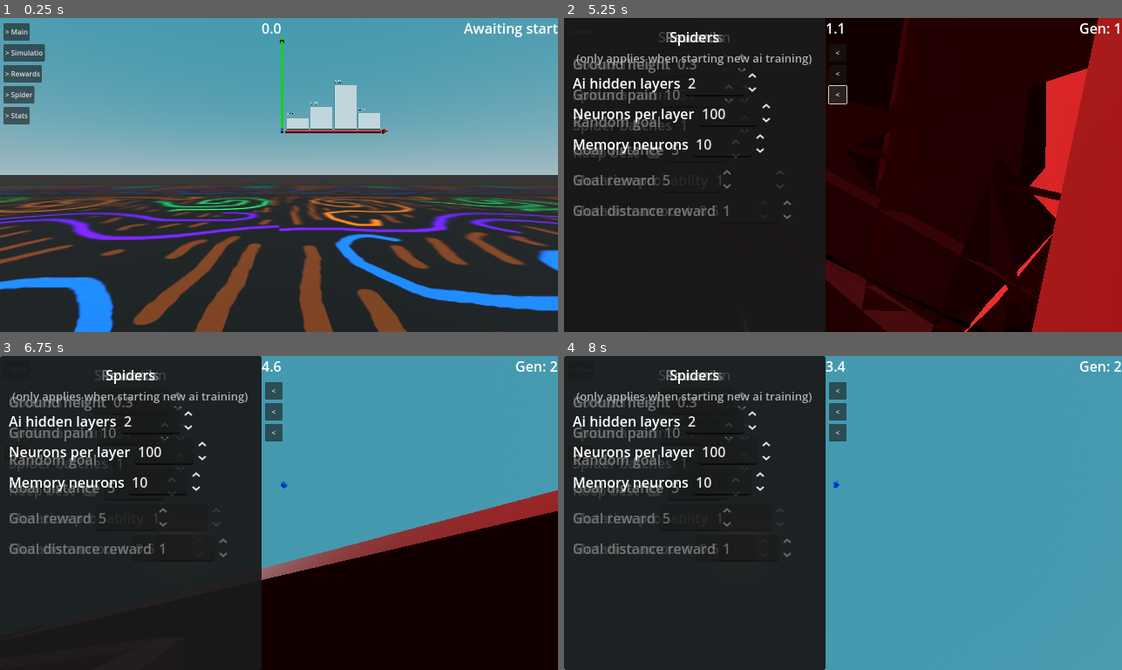
Above: before the commit, frames 1-4 (two rows, left to right).
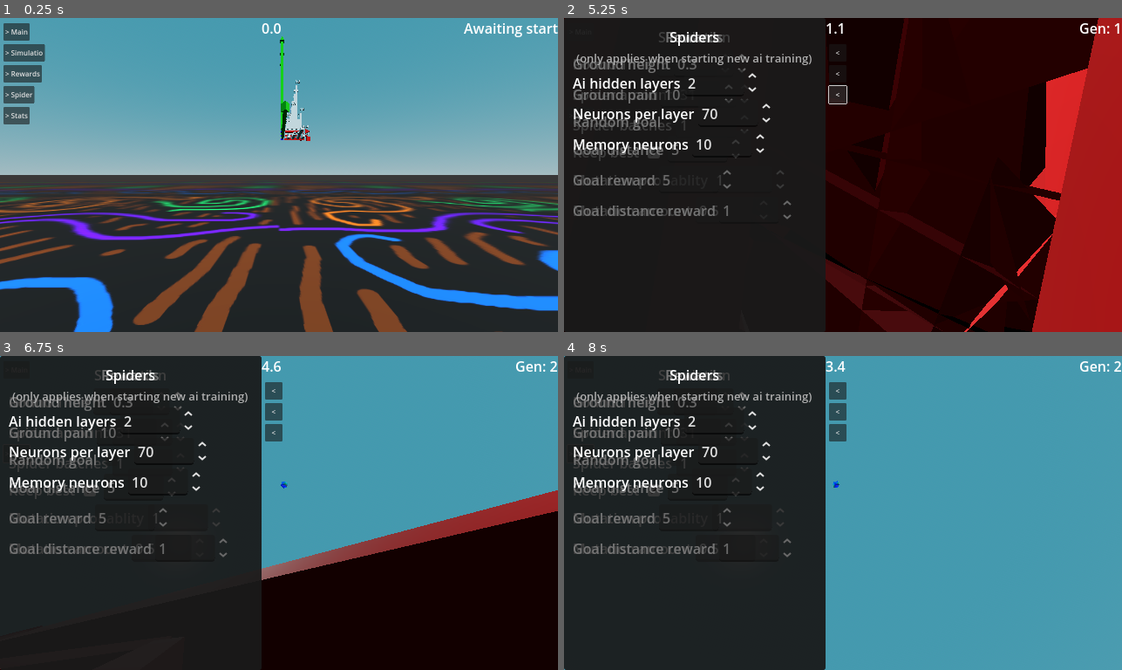
Above: after the commit, the same moments.

Repository: officialErnests/de-ai-ed
Game: Godot game, scene res://scenes/main.tscn
Two runs of this game, one before a commit and one after it. Both use one fixed random seed, a clock stepped at 60 frames per second and the inputs below.
Inputs (mouse positions are in pixels of both pictures, inside the frame that each line leads up to):
- Up to frame 1 (0.25 s): no input
- Up to frame 2 (5.25 s): click "> Main" at 0.5 s; click "End batch" at 1.25 s; click "Refresh saves" at 2 s; click "<" at 2.75 s; click "> Simulatio" at 3.5 s; click "> Rewards" at 4.25 s; click "> Spider" at 5 s
- Up to frame 3 (6.75 s): click "> Stats" at 5.75 s; tap Enter at 6.5 s; move the mouse to (401, 497) at 6.52 s; press the mouse at (401, 497) at 6.53 s; hold D (movement_right) from 6.53 s (still down)
- Up to frame 4 (8 s): release D (movement_right) at 7.25 s; release the mouse at (965, 497) at 7.25 s; click (653, 491) at 7.27 s

The runs differ from the first frame. In frame 1, 1.6% of the frame differs, in the area x 50-70%, y 11-40%; in frame 2, less than 0.1%; in frame 3, less than 0.1%; in frame 4, less than 0.1%.
Error after the commit: Invalid assignment of property or key 'value_dict' with value of type 'Dictionary[String, float]' on a base object of type 'Nil'. (res://scripts/spidersss.gd:9…

Commit message:
v0.2.2 making graph, debuging rn

Diff:
--- a/scenes/main.tscn
+++ b/scenes/main.tscn
@@ -514,7 +514,7 @@
 layout_mode = 2
 min_value = 1.0
 max_value = 200.0
-value = 100.0
+value = 70.0
 
 [node name="HBoxContainer3" type="HBoxContainer" parent="Camera_setup/NeckOrSmthing/Dron/Floating_cam/Gui/Spider/Panel/VBoxContainer"]
 layout_mode = 2
@@ -630,7 +630,7 @@
 slider_close_text = "> Stats"
 is_open = false
 
-[node name="Spidersss" type="Node3D" parent="." node_paths=P …(437 unchanged characters)… ", "node_visualiser", "generation_count")]
+[node name="Spidersss" type="Node3D" parent="." node_paths=P …(437 unchanged characters)… ", "node_visualiser", "generation_count", "graph_min_node")]
 script = ExtResource("7_tipki")
 start = NodePath("../Camera_setup/NeckOrSmthing/Dron/Floating_cam/Gui/Main/Panel/VBoxContainer/Start")
 pause_button = NodePath("../Camera_setup/NeckOrSmthing/Dron/Floating_cam/Gui/Main/Panel/VBoxContainer/Pause")
@@ -660,9 +660,19 @@
 timer = NodePath("../Lerning")
 node_visualiser = NodePath("../Camera_setup/NeckOrSmthing/Dron/Floating_cam/AiNodes")
 generation_count = NodePath("../Camera_setup/NeckOrSmthing/Dron/Floating_cam/GenCount/Label")
+graph_min_node = NodePath("../MinGraph")
 
 [node name="Lerning" type="Timer" parent="."]
 one_shot = true
 
-[node name="Graph" parent="." instance=ExtResource("12_eb6dy")]
+[node name="MinGraph" parent="." instance=ExtResource("12_eb6dy")]
 transform = Transform3D(1, 0, 0, 0, 1, 0, 0, 0, 1, 0.14971972, 2.1, -6.4286256)
+
+[node name="AvgGraph" parent="." instance=ExtResource("12_eb6dy")]
+transform = Transform3D(1, 0, 0, 0, 1, 0, 0, 0, 1, 0.14971972, 2.1, -7.4286256)
+
+[node name="MaxGraph" parent="." instance=ExtResource("12_eb6dy")]
+transform = Transform3D(1, 0, 0, 0, 1, 0, 0, 0, 1, 0.14971972, 2.1, -8.428625)
+
+[node name="SpiderGraph" parent="." instance=ExtResource("12_eb6dy")]
+transform = Transform3D(1, 0, 0, 0, -4.371139e-08, -1, 0, 1, -4.371139e-08, 0.14971972, 1.6999998, -6.028625)
--- a/scenes/nb_graph.tscn
+++ b/scenes/nb_graph.tscn
@@ -40,6 +40,7 @@
 
 [node name="3DGraphDraw" type="Node" parent="." node_paths=PackedStringArray("x_axis_line", "x_axis_head", "x_axis_markins", "y_axis_line", "y_axis_head", "y_axis_markins", "value_parent")]
 script = ExtResource("2_2i1i1")
+segment_size = Vector2(0.1, 1)
 x_axis_line = NodePath("../Axis/X")
 x_axis_head = NodePath("../Axis/X/X head")
 x_axis_markins = NodePath("../Axis/X_markings")
--- a/scripts/3d_graph_draw.gd
+++ b/scripts/3d_graph_draw.gd
@@ -49,7 +49,7 @@
 		value_parent.add_child(graph_value_mesh)
 
 		var graph_value_text := text_packed_scene.instantiate()
-		graph_value_text.value = str(iter_item_value)
+		graph_value_text.value = str(round(iter_item_value * 10) / 10)
 		graph_value_text.update()
 		graph_value_text.position.x = graph_value_mesh.position.x - segment_size.x / 2
 		graph_value_text.position.y = iter_item_value + 0.1 + 0.2
--- a/scripts/spidersss.gd
+++ b/scripts/spidersss.gd
@@ -39,6 +39,10 @@
 #MAX 31 SPIDERS
 @export var node_visualiser: Node
 @export var generation_count: Label
+@export_category("Graphs")
+@export var graph_min_node: Node3D
+@export var graph_avg_node: Node3D
+@export var graph_max_node: Node3D
 
 var intss = 0
 var spiders_arr = []
@@ -63,7 +67,6 @@
 		"spider_saves" = [],
 	}
 
-	refreshFiles()
 	generation_count.text = "Awaiting start"
 	timer.timeout.connect(trainLoop)
 
@@ -73,6 +76,25 @@
 	save_button.pressed.connect(saveAi)
 	open_button.pressed.connect(openExplorer)
 	refresh_button.pressed.connect(refreshFiles)
+
+	refreshFiles()
+	refreshGraphs()
+
+func refreshGraphs():
+	if stats_arr["generation_statistics"].size() == 0: return
+	var res_min_value_dict: Dictionary[String, float] = {}
+	var res_avg_value_dict: Dictionary[String, float] = {}
+	var res_max_value_dict: Dictionary[String, float] = {}
+	for i in range(stats_arr["generation_statistics"].size()):
+		res_min_value_dict["gen " + str(i)] = stats_arr["generation_statistics"][i]["min"]
+		res_avg_value_dict["gen " + str(i)] = stats_arr["generation_statistics"][i]["avg"]
+		res_max_value_dict["gen " + str(i)] = stats_arr["generation_statistics"][i]["max"]
+	graph_min_node.value_dict = res_min_value_dict
+	graph_avg_node.value_dict = res_avg_value_dict
+	graph_max_node.value_dict = res_max_value_dict
+	graph_min_node.update()
+	graph_avg_node.update()
+	graph_max_node.update()
 
 func saveAi():
 	var dirAccess = DirAccess.open(SAVE_PATH)
@@ -134,6 +156,7 @@
 	clear_spiders()
 	best_spider = json_loaded_ai[1]
 	loadSpiders(json_loaded_ai[1])
+	refreshGraphs()
 	startRound()
 
 func pauseTimer():
@@ -205,21 +228,22 @@
 					"brain" = randomm_picker.getMax()
 				}
 			)
+		stats_arr["generation_statistics"].append(
+			{
+				"min" = randomm_picker.arr_min,
+				"avg" = randomm_picker.arr_max,
+				"max" = randomm_picker.arr_avg,
+				"mod" = randomm_picker.arr_mod,
+				"sec" = training_time.value,
+				"bat" = spiders_batches.value,
+				"spd" = spiders_per_batch.value,
+			}
+		)
+		refreshGraphs()
 
 		modifySummon(randomm_picker)
 
 func modifySummon(p_randomm_picker: WeightedRandom) -> void:
-	stats_arr["generation_statistics"].append(
-		{
-			"min" = p_randomm_picker.arr_min,
-			"avg" = p_randomm_picker.arr_max,
-			"max" = p_randomm_picker.arr_avg,
-			"mod" = p_randomm_picker.arr_mod,
-			"sec" = training_time.value,
-			"bat" = spiders_batches.value,
-			"spd" = spiders_per_batch.value,
-		}
-	)
 	for y in range(spiders_batches.value):
 		for x in range(spiders_per_batch.value):
 			if keep_best.button_pressed and x == 0:
